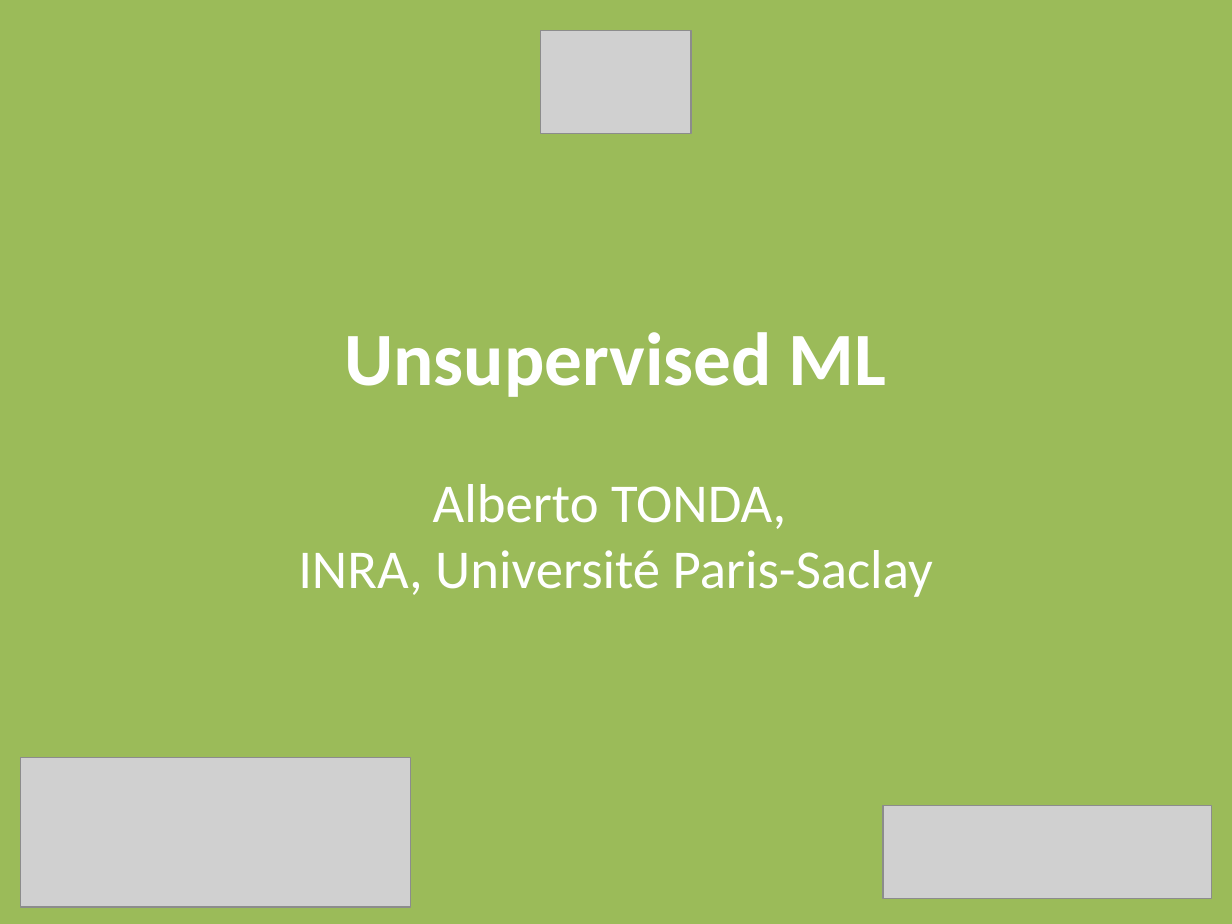
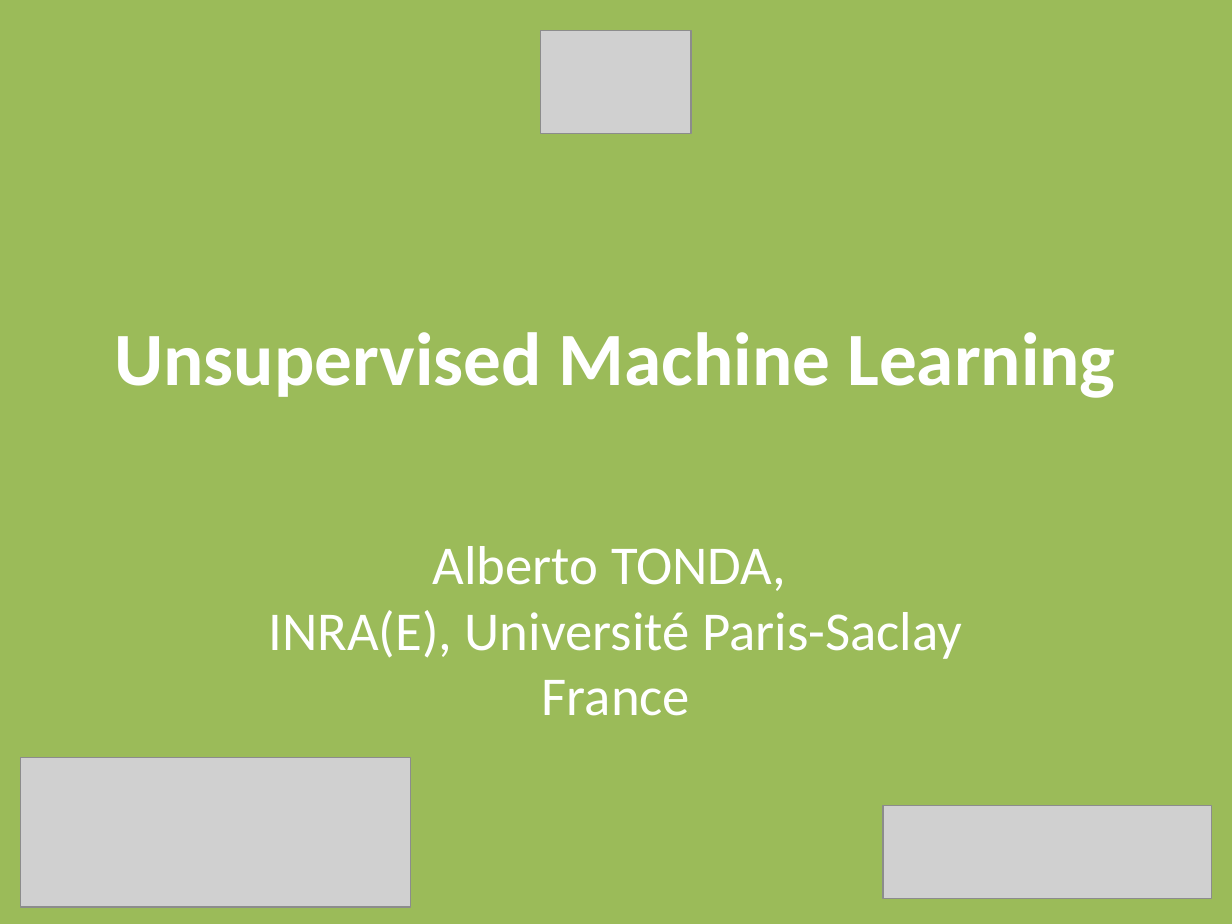
Before and after one commit to albertotonda/teaching, a slide deck: slide 1 of ml-subjects/Unsupervised ML.pptx. Drawn at 1232x924 pixels with LibreOffice and Linux fonts; fonts in the diff are those of the drawing; grey boxes stand for pictures; background and template pictures are left out. Boxes give left, top, right and bottom in pixels: in the first picture for what was removed or moved away, otherwise in the second. Text is boxed around its words. In the diff, an @@ line names an element or a change of style, - is before the commit and + after.

Commit message:
Minor modifications in the scripts. Added slides to the presentations.

```diff
--- a/ml-subjects/Unsupervised ML.pptx
+++ b/ml-subjects/Unsupervised ML.pptx
@@ title at <box>114,332,1115,398</box>: text changed @@
-Unsupervised ML
+Unsupervised Machine Learning
@@ subtitle at <box>268,546,962,716</box>: text changed @@
-Alberto TONDA,
-INRA, Université Paris-Saclay
+Alberto TONDA,
+INRA(E), Université Paris-Saclay
+France
```
Also in this commit, not shown: 2 other files.
